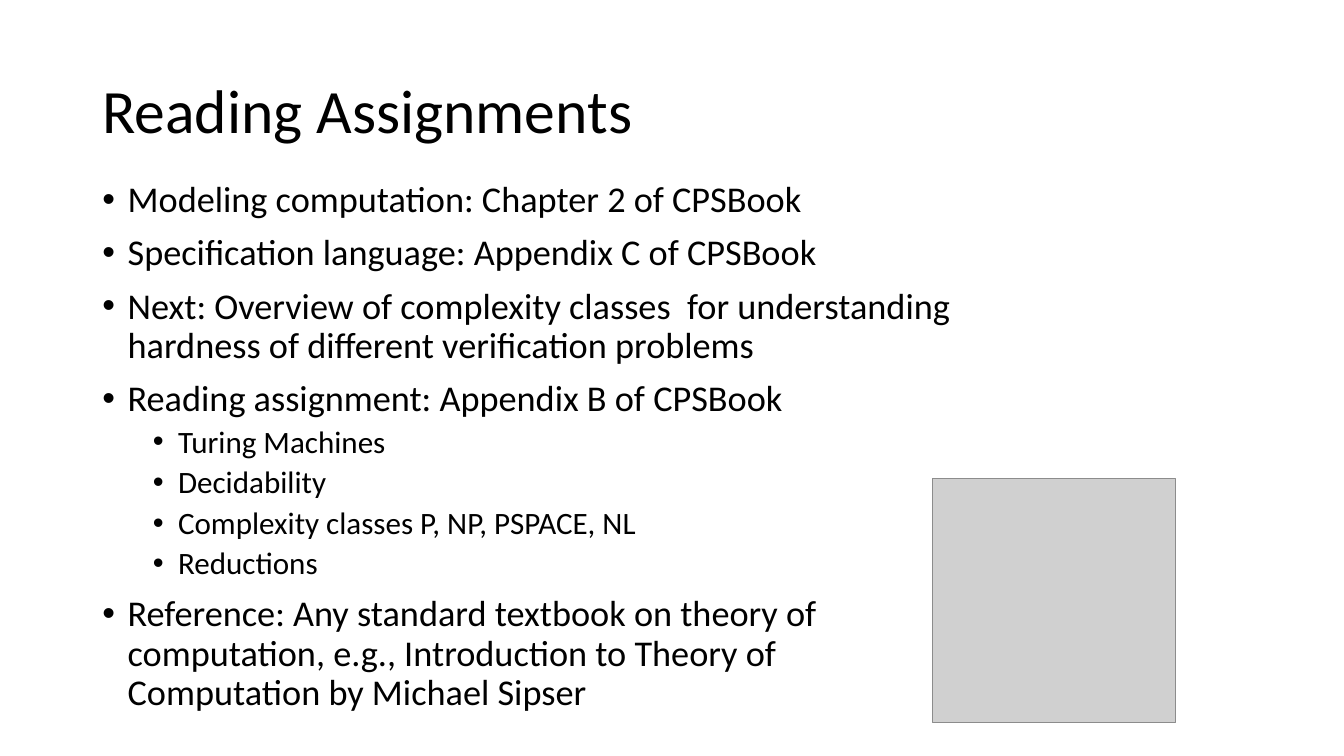
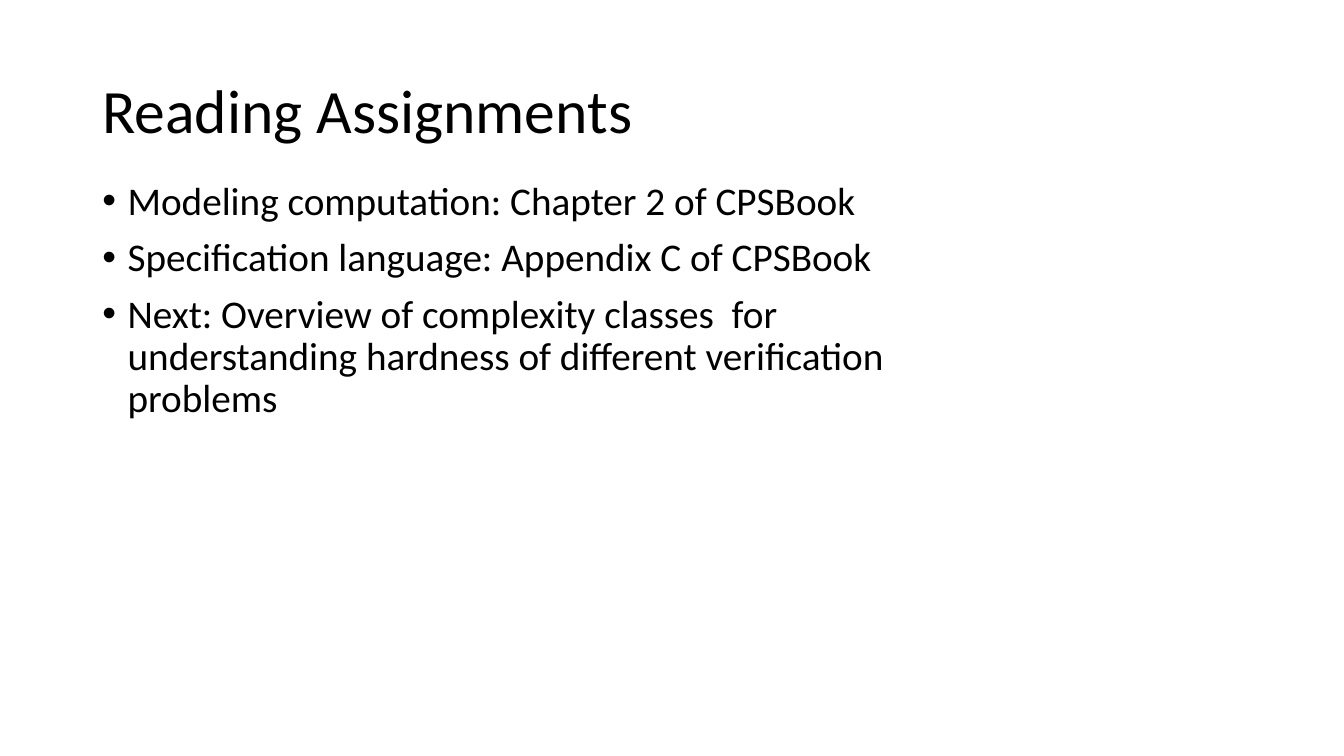
Before and after one commit to sayanmitracode/cpsbooksite, a slide deck: slide 27 of Slides/ModelingComputation.pptx. Drawn at 1344x756 pixels with LibreOffice and Linux fonts; fonts in the diff are those of the drawing; grey boxes stand for pictures. Boxes give left, top, right and bottom in pixels: in the first picture for what was removed or moved away, otherwise in the second. Text is boxed around its words. In the diff, an @@ line names an element or a change of style, - is before the commit and + after.

```diff
--- a/Slides/ModelingComputation.pptx
+++ b/Slides/ModelingComputation.pptx
@@ text "Modeling computation: Chapter 2 of ..." at [128,187,884,419]: size 25.9 to 28 pt @@
@@ text at [128,385,816,711]: paragraphs removed @@
-• Reading assignment: Appendix B of CPSBook
-  • Turing Machines
-  • Decidability
-  • Complexity classes P, NP, PSPACE, NL
-  • Reductions
-• Reference: Any standard textbook on theory of computation, e.g., Introduction to Theory of Computation by Michael Sipser
@@ picture removed at [933,479,1177,723] @@
```
Also in this commit, not shown: 2 other slides changed, 4 other files.
